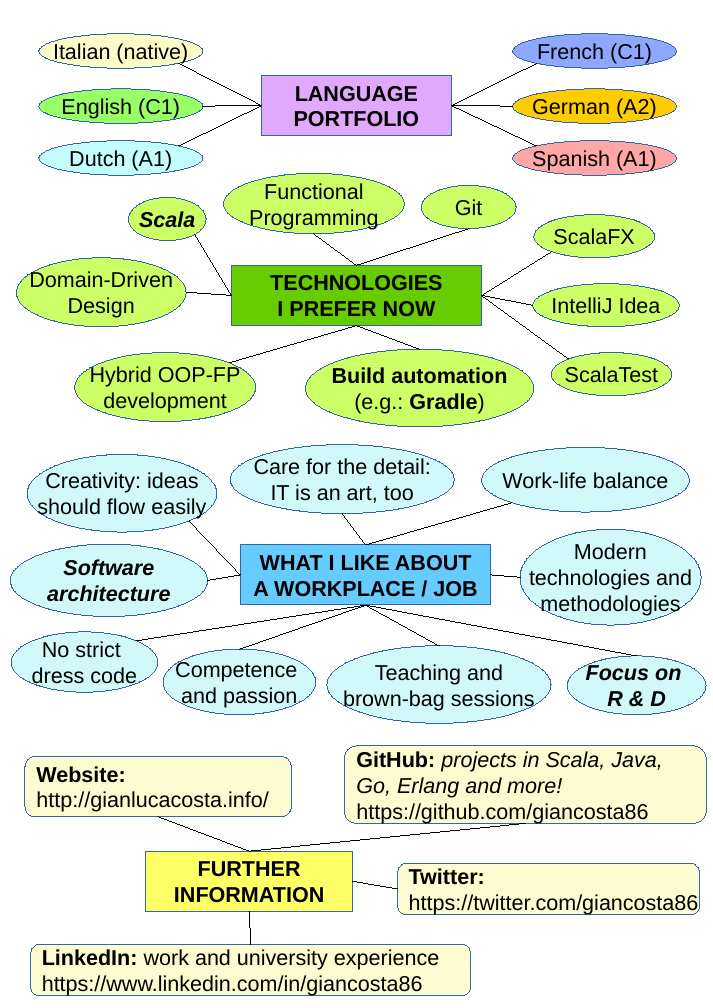
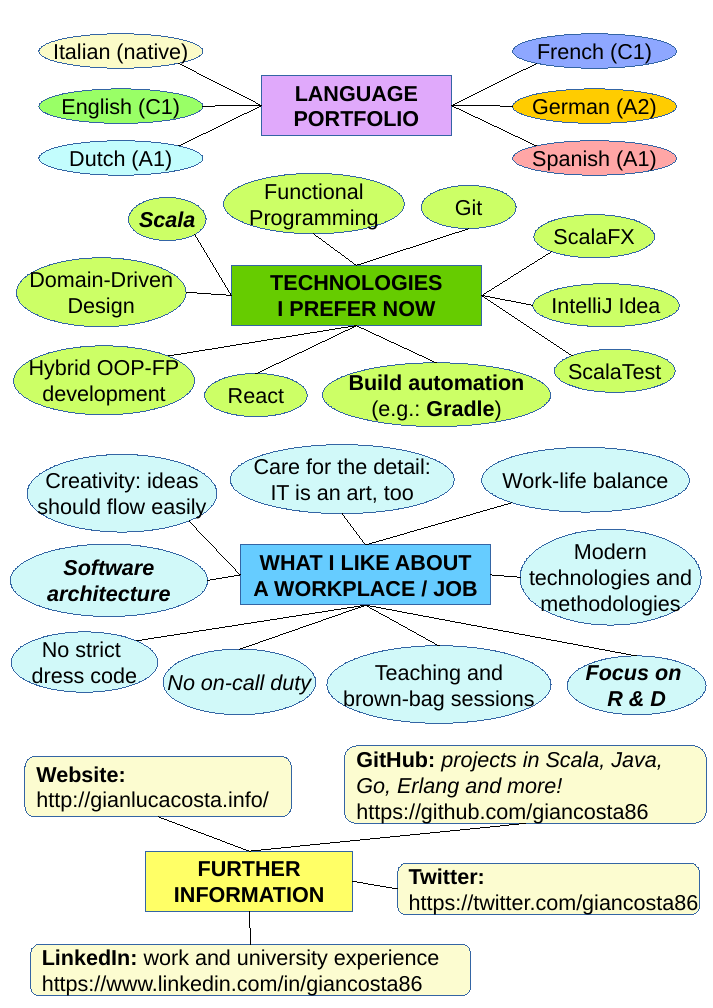
Before and after one commit to giancosta86/giancosta86.github.io, a slide deck: slide 2 of _sources/cv_costa_en.odp. Drawn at 713x1008 pixels with LibreOffice and Linux fonts; fonts in the diff are those of the drawing. Boxes give left, top, right and bottom in pixels: in the first picture for what was removed or moved away, otherwise in the second. Text is boxed around its words. In the diff, an @@ line names an element or a change of style, - is before the commit and + after.

```diff
--- a/_sources/cv_costa_en.odp
+++ b/_sources/cv_costa_en.odp
@@ line moved from (481, 296) - (569, 359) to (481, 296) - (572, 355) @@
@@ line added from (356, 326) to (168, 356), #000000 0 pt @@
@@ line moved from (356, 326) - (229, 363) to (356, 326) - (256, 373) @@
@@ line moved from (356, 326) - (420, 349) to (356, 326) - (436, 363) @@
@@ ellipse "Hybrid OOP-FP": place and size @@
-ellipse "Hybrid OOP-FP" at [75,353,256,422]
+ellipse "Hybrid OOP-FP" at [14,346,195,415]
@@ ellipse "ScalaTest": place and size @@
-ellipse "ScalaTest" at [551,353,672,396]
+ellipse "ScalaTest" at [554,349,675,392]
@@ ellipse added at [204,373,307,416], fill #CCFF66, outline #3465A4 0 pt, 18 pt, text #000000 @@
+React
@@ ellipse "Build automation (e.g.: Gradle)": place and size @@
-ellipse "Build automation (e.g.: Gradle)" at [305,349,534,427]
+ellipse "Build automation (e.g.: Gradle)" at [322,363,551,427]
@@ text in ellipse at [167,674,311,695]: text changed; italic on @@
-Competence
-and passion
+No on-call duty
```
Also in this commit, not shown: 1 other slide changed, 1 other file.
